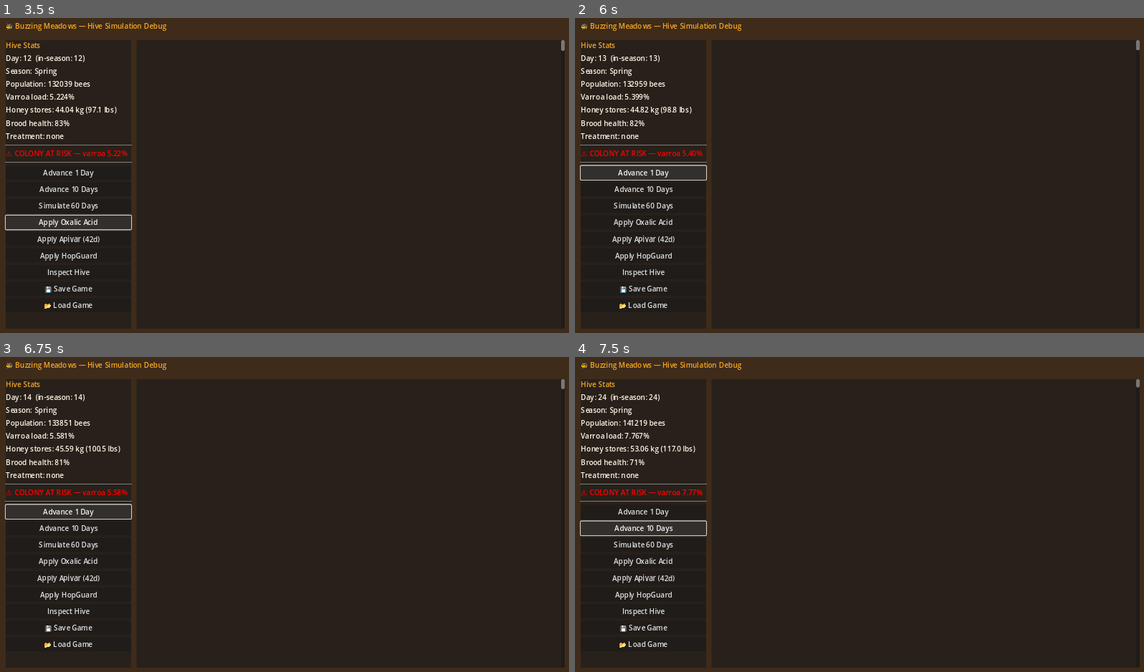
Above: before the commit, frames 1-4 (two rows, left to right).
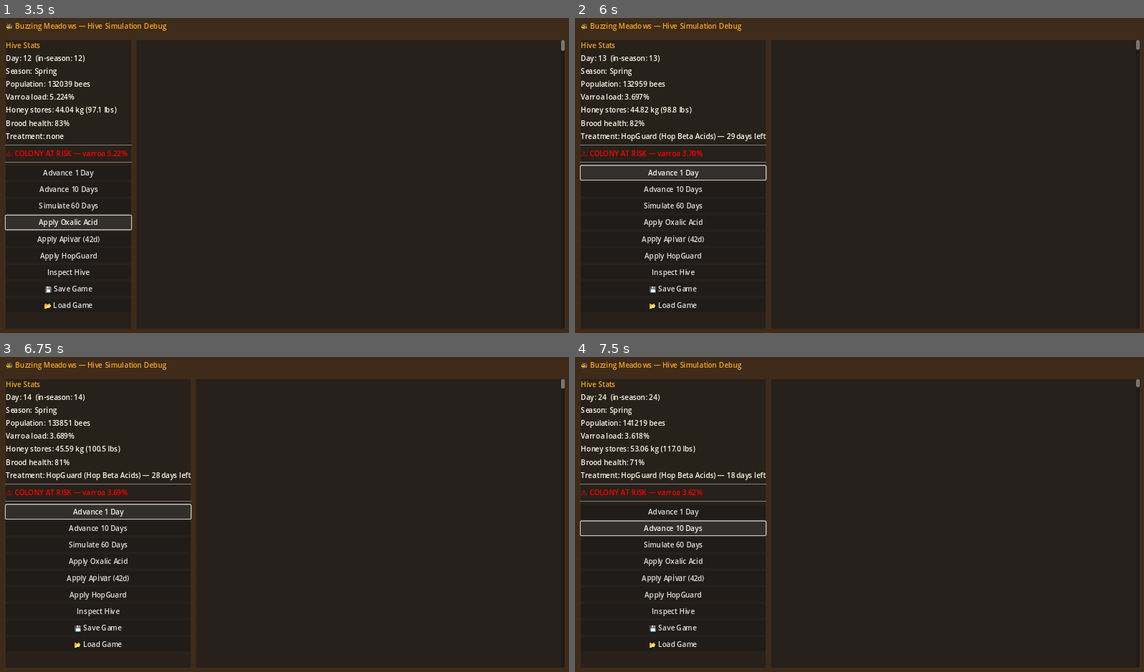
Above: after the commit, the same moments.

Repository: dlange13/Buzzing-Meadows
Game: Godot game, scene res://src/ui/test_hive_simulation.tscn
Same seed, same stepped clock (60 frames per second), same inputs: the game is played once before the commit and once after it.
Inputs:
- Up to frame 1 (3.5 s): click "Advance 1 Day" at 0.5 s; click "Advance 10 Days" at 1.25 s; click "Simulate 60 Days" at 2 s; click "Apply Oxalic Acid" at 2.75 s
- Up to frame 2 (6 s): click "Apply Apivar (42d)" at 3.5 s; click "Apply HopGuard" at 4.25 s; click "Inspect Hive" at 5 s; click "Advance 1 Day" at 5.75 s
- Up to frame 3 (6.75 s): click "Advance 1 Day" at 6.5 s
- Up to frame 4 (7.5 s): click "Advance 10 Days" at 7.25 s

Frame 1 is identical in both runs. In frame 2, 2.1% of the frame differs, in the area x 6-100%, y 9-94%; in frame 3, 2.1%; in frame 4, 2.2%.
Error before the commit: Invalid access to property or key 'requires_brood_free' on a base object of type 'null instance'. (res://src/systems/hive_manager.gd:244)

Commit message:
fix: resolve TreatmentData class not found, unused parameter, and missing icon errors
Agent-Logs-Url: https://github.com/dlange13/Buzzing-Meadows/sessions/6fcdf3c5-39c6-4d47-b058-b972a318273b

Co-authored-by: dlange13 <47067053+dlange13@users.noreply.github.com>

Diff:
--- a/project.godot
+++ b/project.godot
@@ -15,7 +15,6 @@
 config/version="0.1.0"
 run/main_scene="res://src/ui/test_hive_simulation.tscn"
 config/features=PackedStringArray("4.3", "Forward Plus")
-config/icon="res://assets/sprites/ui/icon.png"
 
 [display]
 
--- a/src/data/treatments/apiguard.tres
+++ b/src/data/treatments/apiguard.tres
@@ -1,6 +1,9 @@
-[gd_resource type="TreatmentData" format=3]
+[gd_resource type="Resource" script_class="TreatmentData" format=3]
+
+[ext_resource type="Script" path="res://src/data/treatment_data.gd" id="1_ag"]
 
 [resource]
+script = ExtResource("1_ag")
 treatment_name = "Apiguard (Thymol Gel)"
 active_ingredient = "Thymol"
 effectiveness = 0.74
--- a/src/data/treatments/apivar.tres
+++ b/src/data/treatments/apivar.tres
@@ -1,6 +1,9 @@
-[gd_resource type="TreatmentData" format=3]
+[gd_resource type="Resource" script_class="TreatmentData" format=3]
+
+[ext_resource type="Script" path="res://src/data/treatment_data.gd" id="1_av"]
 
 [resource]
+script = ExtResource("1_av")
 treatment_name = "Apivar (Amitraz Strips)"
 active_ingredient = "Amitraz"
 effectiveness = 0.90
--- a/src/data/treatments/hopguard.tres
+++ b/src/data/treatments/hopguard.tres
@@ -1,6 +1,9 @@
-[gd_resource type="TreatmentData" format=3]
+[gd_resource type="Resource" script_class="TreatmentData" format=3]
+
+[ext_resource type="Script" path="res://src/data/treatment_data.gd" id="1_hg"]
 
 [resource]
+script = ExtResource("1_hg")
 treatment_name = "HopGuard (Hop Beta Acids)"
 active_ingredient = "Potassium salts of hop beta acids"
 effectiveness = 0.65
--- a/src/data/treatments/oxalic_acid.tres
+++ b/src/data/treatments/oxalic_acid.tres
@@ -1,6 +1,9 @@
-[gd_resource type="TreatmentData" format=3]
+[gd_resource type="Resource" script_class="TreatmentData" format=3]
+
+[ext_resource type="Script" path="res://src/data/treatment_data.gd" id="1_oa"]
 
 [resource]
+script = ExtResource("1_oa")
 treatment_name = "Oxalic Acid (Dribble)"
 active_ingredient = "Oxalic acid dihydrate"
 effectiveness = 0.97
--- a/src/ui/test_hive_simulation.gd
+++ b/src/ui/test_hive_simulation.gd
@@ -151,7 +151,7 @@
 	_lbl_warning.add_theme_color_override("font_color", Color.RED)
 	_log_line("🚨 colony_at_risk fired! Varroa at %.2f%%" % hive.varroa_mite_load)
 
-func _on_hive_collapsed(hive: HiveData) -> void:
+func _on_hive_collapsed(_hive: HiveData) -> void:
 	_lbl_warning.text = "💀 COLONY COLLAPSED"
 	_log_line("💀 hive_collapsed — colony lost to varroa overload.")
 
